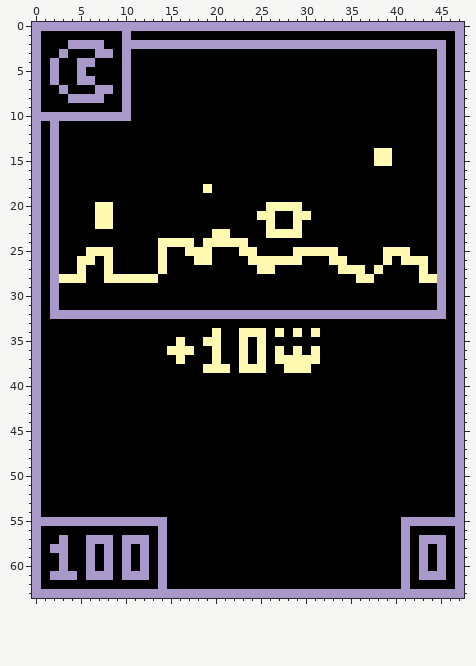
Pixel-art sprite, stored at img/spells/lunar/corona_flava/card_48x64.png. The first picture shows the starting point.
The file is 48x64 pixels.
Once edited:
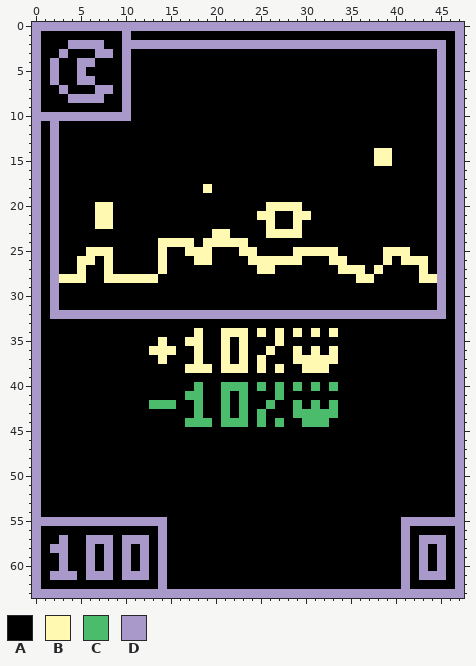
Palette (. is transparent): A #000000  B #fff9b1  C #4bbc6b  D #a999cb
Changes in this commit:
Changed rows in their new state; - is an unchanged pixel.
first column x 13:
34 -----B-ABB-A--------B
35 -B-ABBAAB---A-B------
36 BB-AAB-AB---ABA-----B
37 -B-A-B-AB-----AA---BB
38 ----BB-A-B-A--BAA-BB-
40 -----C--CCC-C-C-C-C-C
41 ----CC--C-C---C------
42 CCC--C--C-C--C--C-C-C
43 -----C--C-C-C---CCCCC
44 ----CCC-CCC-C-C--CCC-
